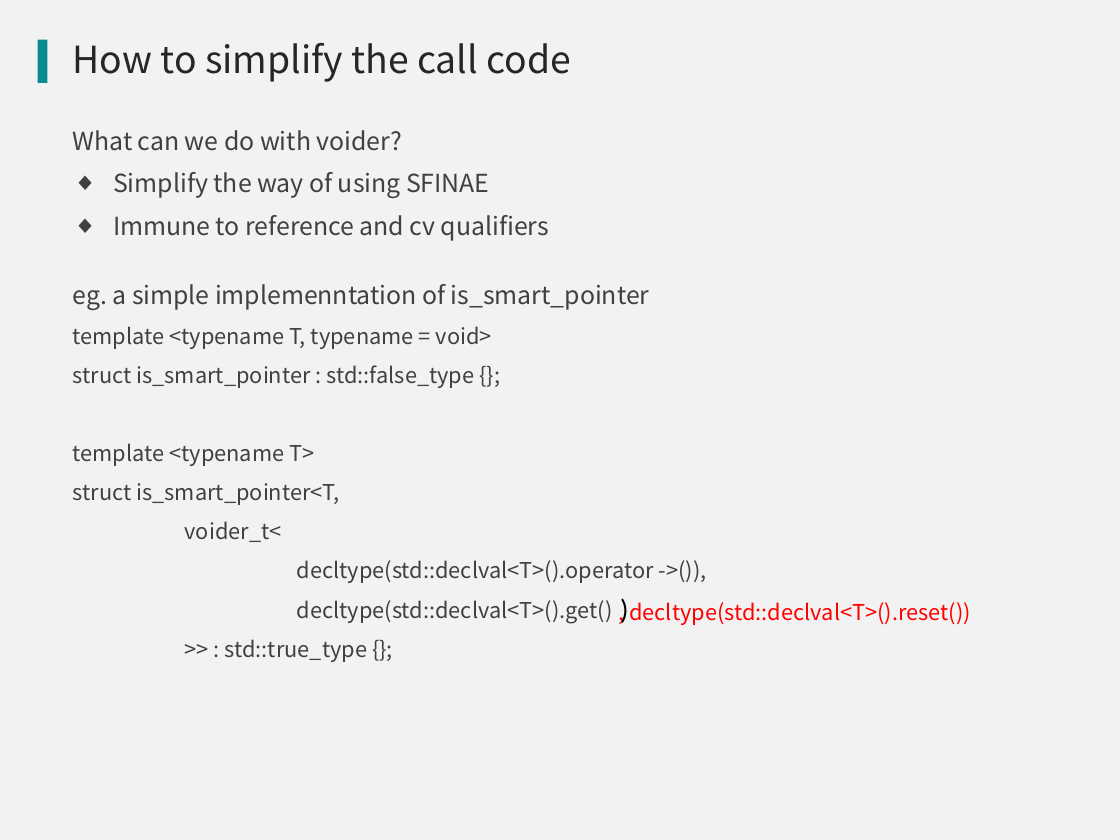
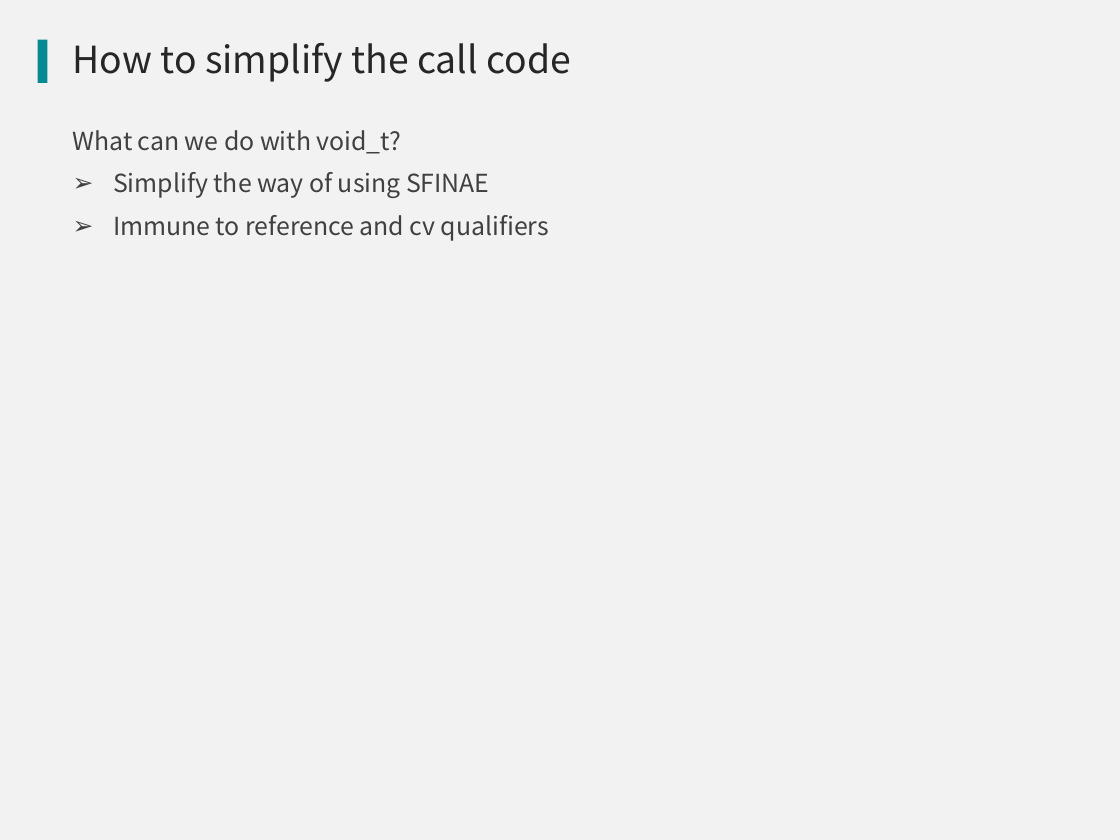
Before and after one commit to qicosmos/cppnow2017-ppt, a slide deck: slide 34 of An easy to use RPC framework implemented by c++11 and c++14.pptx (slide 33 before the commit). Drawn at 1120x840 pixels with LibreOffice and Linux fonts; fonts in the diff are those of the drawing; background and template pictures are left out. Boxes give left, top, right and bottom in pixels: in the first picture for what was removed or moved away, otherwise in the second. Text is boxed around its words. In the diff, an @@ line names an element or a change of style, - is before the commit and + after.

Commit message:
update

```diff
--- a/An easy to use RPC framework implemented by c++11 and c++14.pptx
+++ b/An easy to use RPC framework implemented by c++11 and c++14.pptx
@@ text at (73,130,401,154): text changed @@
-What can we do with voider?
+What can we do with void_t?
@@ text at (73,284,654,662): paragraphs removed @@
-eg. a simple implemenntation of is_smart_pointer
-template <typename T, typename = void>
-struct is_smart_pointer : std::false_type {};
-template <typename T>
-struct is_smart_pointer<T,
-voider_t<
-decltype(std::declval<T>().operator ->()),
-decltype(std::declval<T>().get()
->> : std::true_type {};
@@ text removed at (609,587,641,632) @@
-)
@@ text removed at (629,602,971,625) @@
-, decltype(std::declval<T>().reset())
```
Also in this commit, not shown: 4 other slides changed, 3 slides added.
